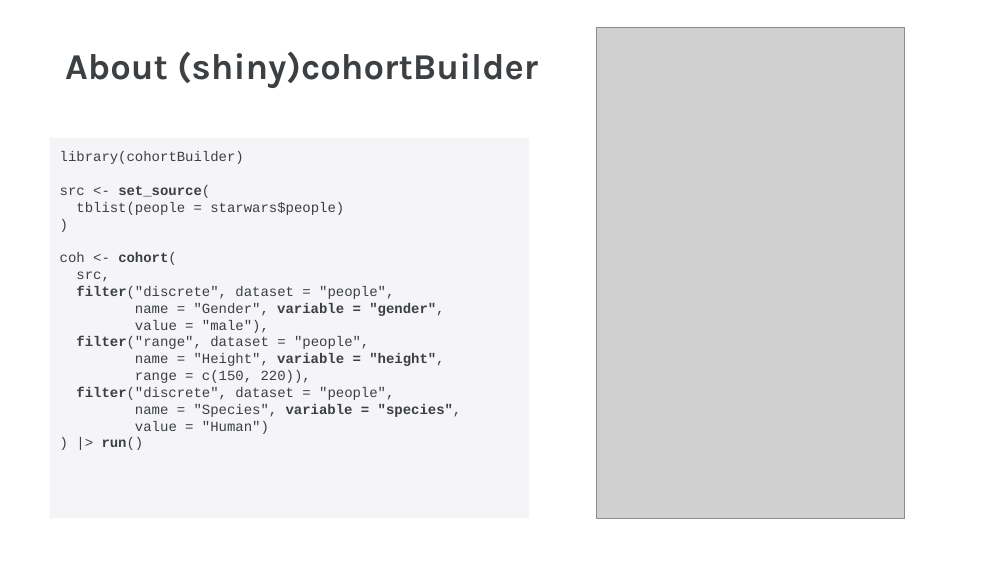
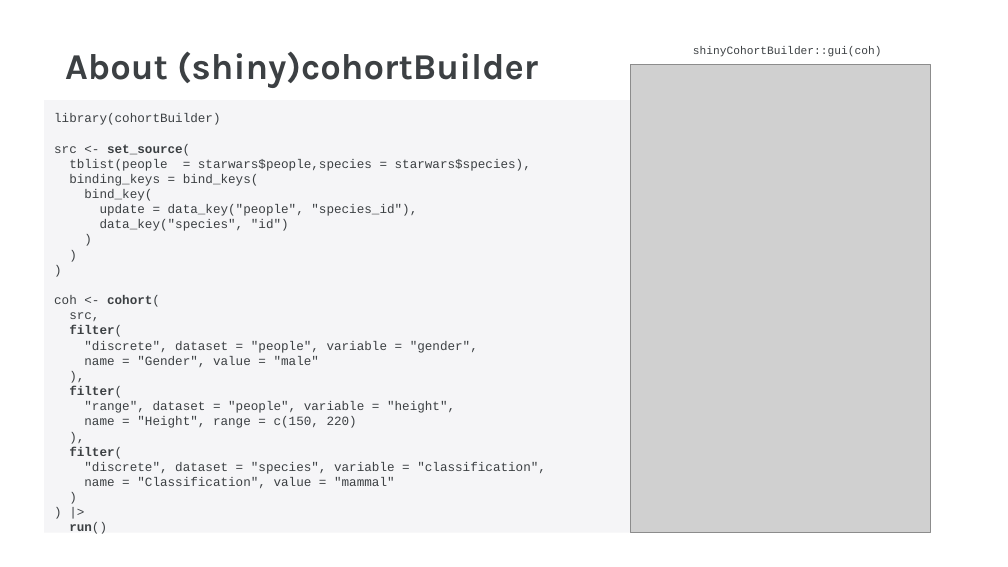
Before and after one commit to r-world-devs/shinyCohortBuilder, a slide deck: slide 2 of tutorials/User!2026.pptx. Drawn at 1008x567 pixels with LibreOffice and Linux fonts; fonts in the diff are those of the drawing; grey boxes stand for pictures. Boxes give left, top, right and bottom in pixels: in the first picture for what was removed or moved away, otherwise in the second. Text is boxed around its words. In the diff, an @@ line names an element or a change of style, - is before the commit and + after.

```diff
--- a/tutorials/User!2026.pptx
+++ b/tutorials/User!2026.pptx
@@ text added at <box>693,46,882,57</box>, 8 pt, text #3C4043 @@
+shinyCohortBuilder::gui(coh)
@@ picture: place and size @@
-picture at <box>596,28,904,518</box>
+picture at <box>631,65,930,532</box>
@@ rectangle "library(cohortBuilder)": place and size @@
-rectangle "library(cohortBuilder)" at <box>49,138,529,518</box>
+rectangle "library(cohortBuilder)" at <box>44,100,631,532</box>
@@ text in rectangle at <box>54,113,220,321</box>: size 10 to 9 pt in "library(cohortBuilder)", "src <- set_source(", ")", "coh <- cohort(" and 1 more places @@
@@ text in rectangle at <box>69,159,531,231</box>: text changed; size 10 to 9 pt @@
-tblist(people = starwars$people)
+tblist(people = starwars$people,species = starwars$species),
+binding_keys = bind_keys(
+bind_key(
+update = data_key("people", "species_id"),
+data_key("species", "id")
+)
+)
@@ text in rectangle at <box>69,325,546,534</box>: text changed; size 10 to 9 pt @@
-filter("discrete", dataset = "people",
-name = "Gender", variable = "gender",
-value = "male"),
-filter("range", dataset = "people",
-name = "Height", variable = "height",
-range = c(150, 220)),
-filter("discrete", dataset = "people",
-name = "Species", variable = "species",
-value = "Human")
-) |> run()
+filter(
+"discrete", dataset = "people", variable = "gender",
+name = "Gender", value = "male"
+),
+filter(
+"range", dataset = "people", variable = "height",
+name = "Height", range = c(150, 220)
+),
+filter(
+"discrete", dataset = "species", variable = "classification",
+name = "Classification", value = "mammal"
+)
+) |>
+run()
```
Also in this commit, not shown: 3 other slides changed, 3 slides added, 1 slide removed, 3 other files.
